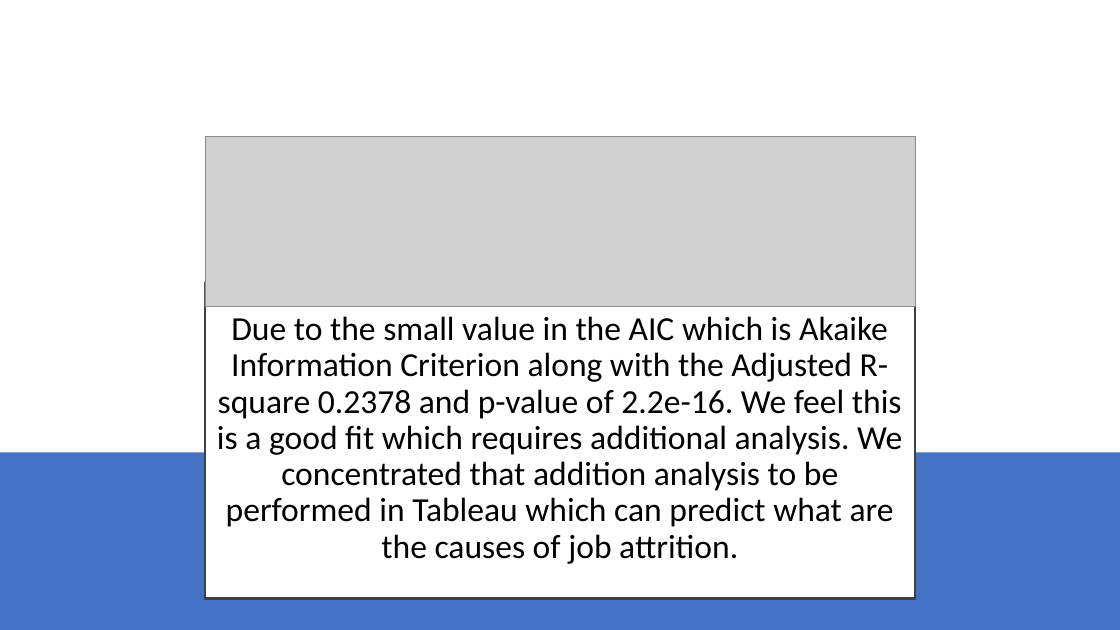
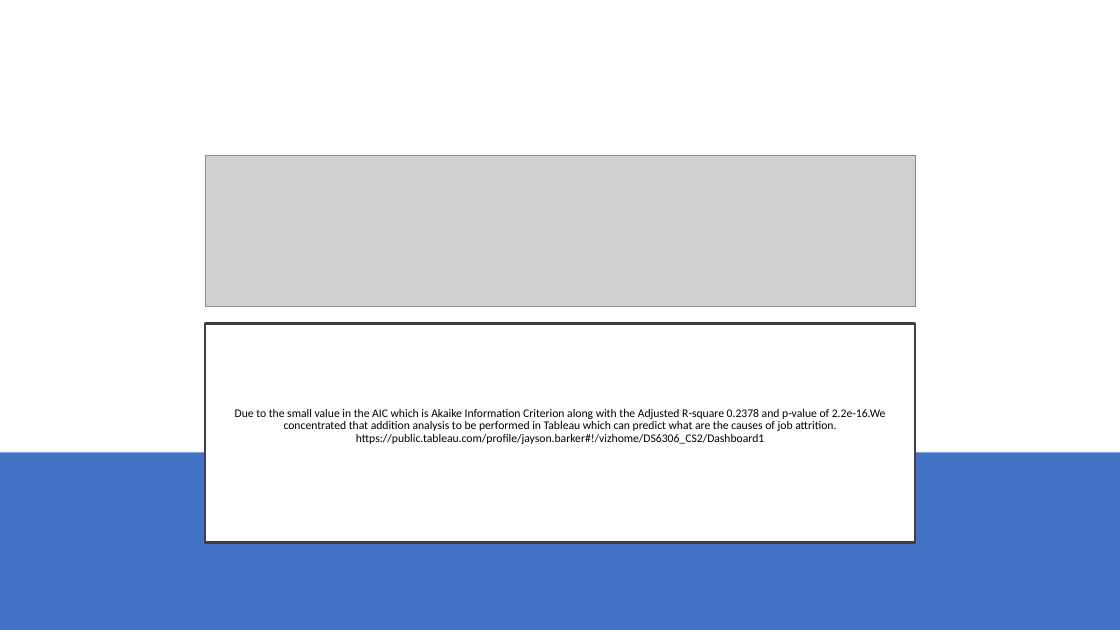
Before and after one commit to kocompupro/CaseStudy2_TalentAttrition, a slide deck: slide 8 of Data Analysis for Talent Attrition.pptx. Drawn at 1120x630 pixels with LibreOffice and Linux fonts; fonts in the diff are those of the drawing; grey boxes stand for pictures. Boxes give left, top, right and bottom in pixels: in the first picture for what was removed or moved away, otherwise in the second. Text is boxed around its words. In the diff, an @@ line names an element or a change of style, - is before the commit and + after.

```diff
--- a/Data Analysis for Talent Attrition.pptx
+++ b/Data Analysis for Talent Attrition.pptx
@@ picture: place and size @@
-picture at box(205, 136, 915, 307)
+picture at box(205, 155, 915, 307)
@@ title "Due to the small value ...": place and size @@
-title "Due to the small value ..." at box(205, 283, 915, 599)
+title "Due to the small value ..." at box(205, 323, 915, 543)
@@ title at box(235, 409, 886, 444): text changed; size 28.8 to 10 pt @@
-Due to the small value in the AIC which is Akaike Information Criterion along with the Adjusted R-square 0.2378 and p-value of 2.2e-16. We feel this is a good fit which requires additional analysis. We concentrated that addition analysis to be performed in Tableau which can predict what are the causes of job attrition.
+Due to the small value in the AIC which is Akaike Information Criterion along with the Adjusted R-square 0.2378 and p-value of 2.2e-16.We concentrated that addition analysis to be performed in Tableau which can predict what are the causes of job attrition.
+https://public.tableau.com/profile/jayson.barker#!/vizhome/DS6306_CS2/Dashboard1
```
